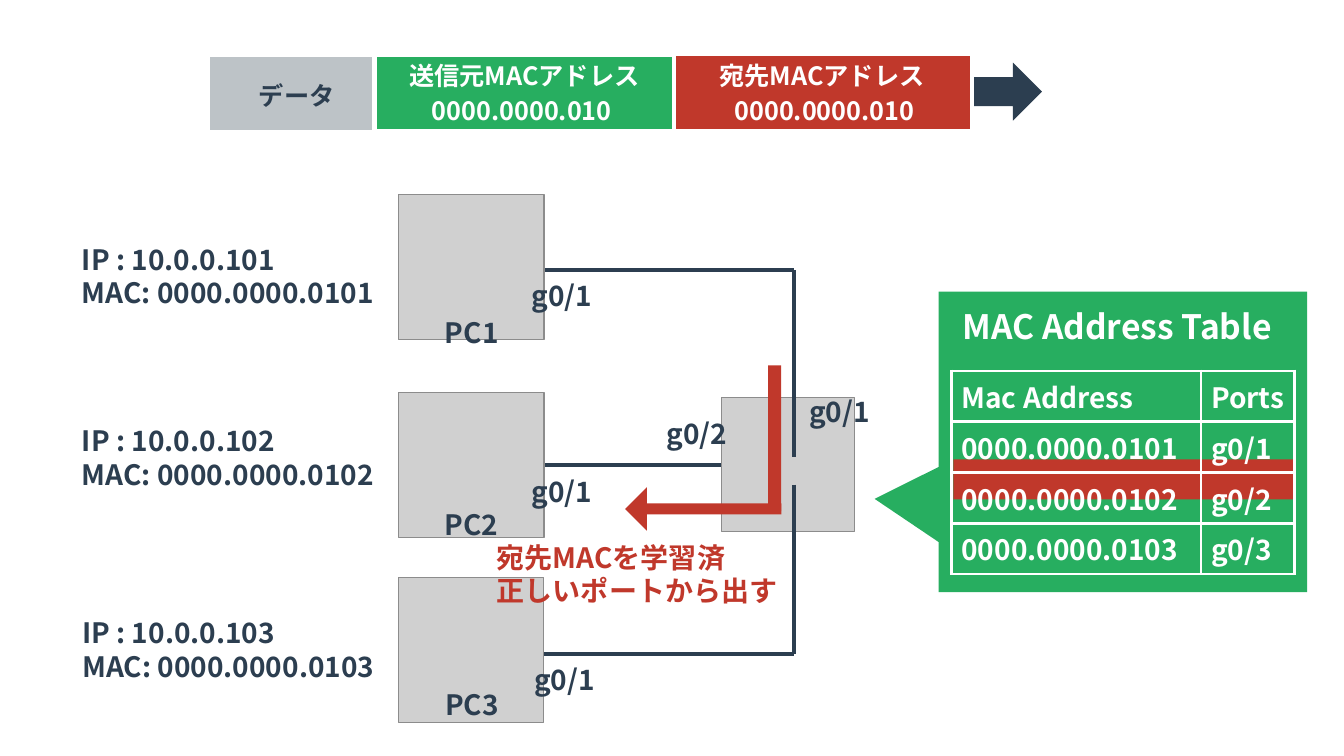
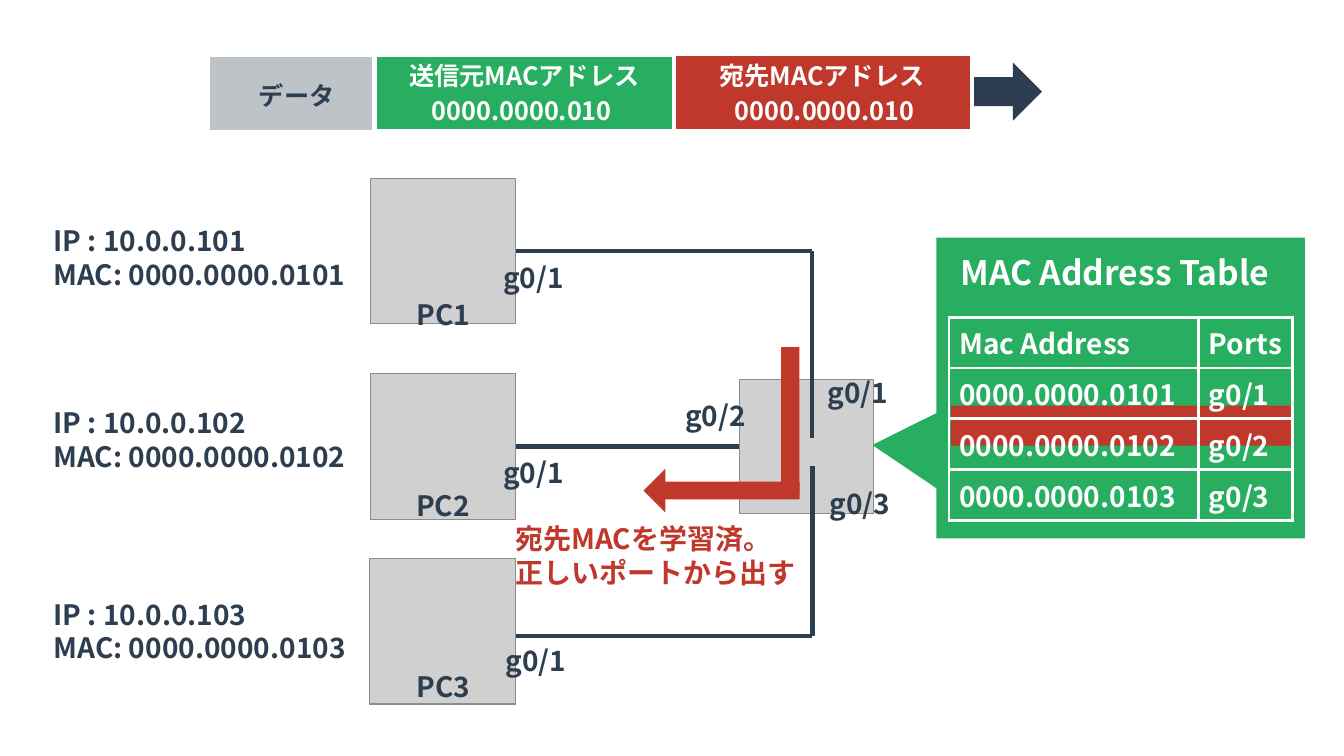
Before and after one commit to yuichi110/www.yuichi.com-network, a slide deck: slide 6 of slides/0025.pptx. Drawn at 1344x756 pixels with LibreOffice and Linux fonts; fonts in the diff are those of the drawing; grey boxes stand for pictures. Boxes give left, top, right and bottom in pixels: in the first picture for what was removed or moved away, otherwise in the second. Text is boxed around its words. In the diff, an @@ line names an element or a change of style, - is before the commit and + after.

```diff
--- a/slides/0025.pptx
+++ b/slides/0025.pptx
@@ picture moved from (x1=399, y1=195, x2=544, y2=340) to (x1=371, y1=178, x2=516, y2=324) @@
@@ line moved from (488, 270) - (795, 270) to (445, 251) - (813, 251) @@
@@ 3 texts, 2 lines, 1 picture, 1 left arrow moved together from (x1=497, y1=270, x2=870, y2=654) to (x1=515, y1=251, x2=888, y2=636) @@
@@ rectangle resized from (x1=768, y1=365, x2=781, y2=511) to (x1=782, y1=347, x2=800, y2=494) @@
@@ 1 table, 1 text, 1 speech box, 1 rectangle moved together from (x1=939, y1=291, x2=1308, y2=592) to (x1=937, y1=238, x2=1306, y2=538) @@
@@ line moved from (483, 465) - (773, 465) to (444, 447) - (791, 447) @@
@@ left arrow at (x1=643, y1=469, x2=800, y2=512): proportions changed @@
@@ text added at (x1=830, y1=486, x2=891, y2=522), 20 pt, text #2C3E50, bold @@
+g0/3
@@ text at (x1=515, y1=525, x2=771, y2=552): text changed @@
-宛先MACを学習済
+宛先MACを学習済。
@@ line moved from (500, 654) - (795, 654) to (444, 636) - (813, 636) @@
@@ 9 texts, 2 pictures moved together from (x1=82, y1=249, x2=595, y2=723) to (x1=53, y1=230, x2=567, y2=705) @@
```
Also in this commit, not shown: 1 other slide changed, 2 slides added, 2 other files.
